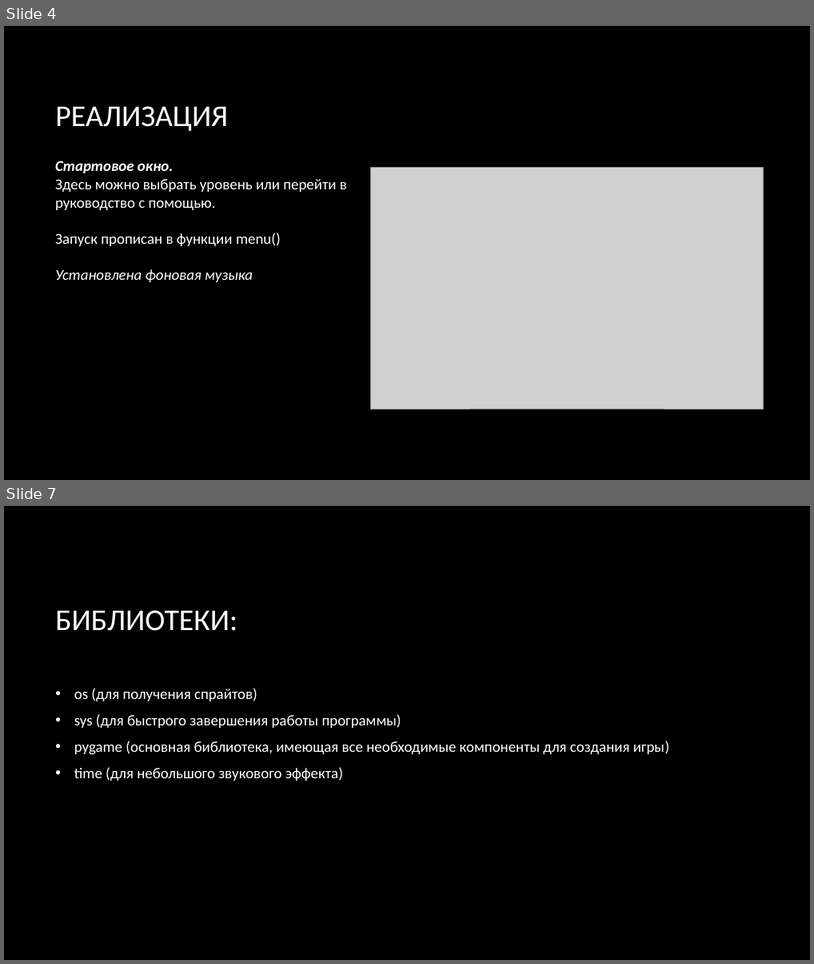
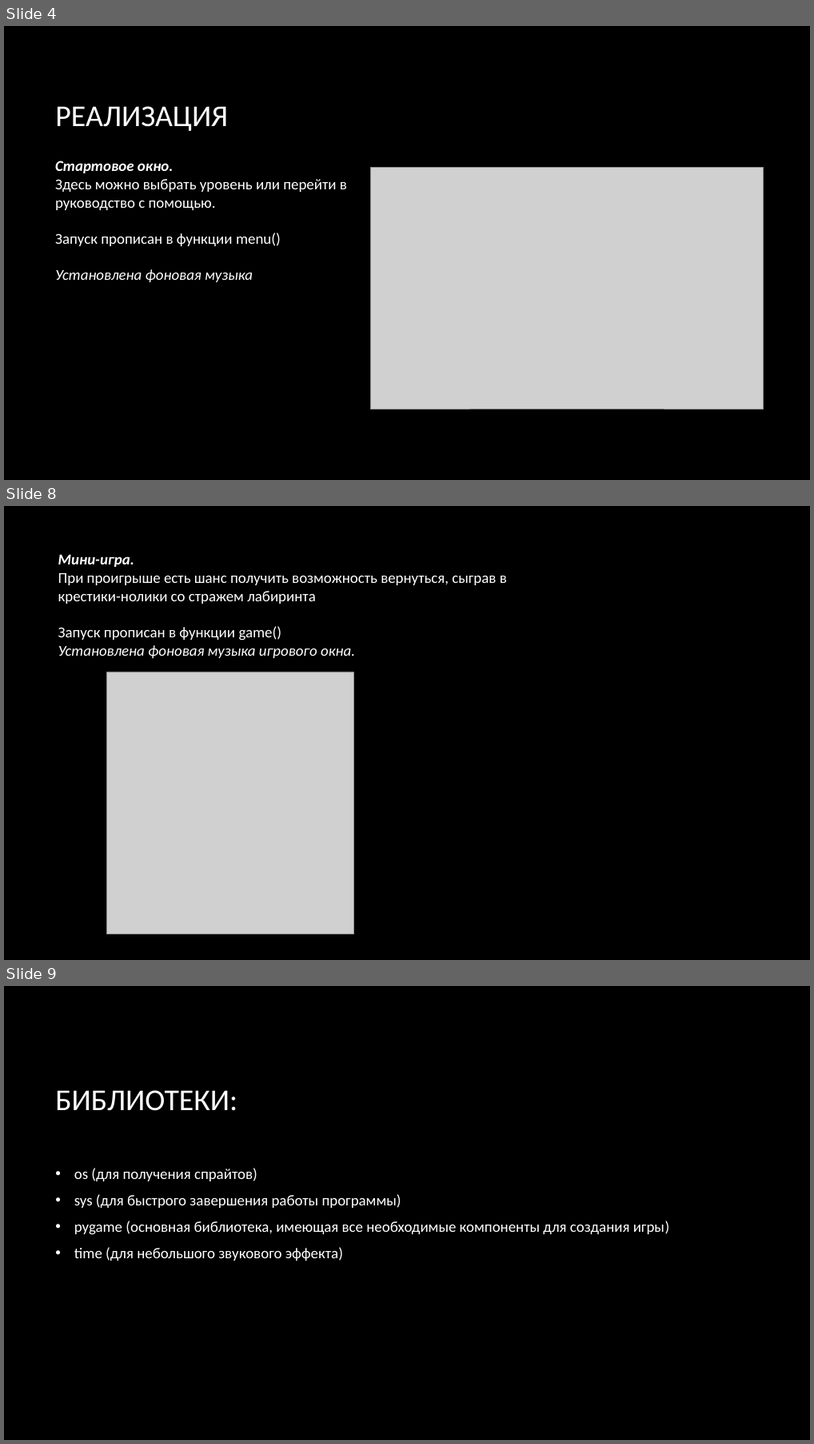
Before and after one commit to demonic-katana/LiceyProject_pygame, a slide deck: The Walls (презентация).PPTX. Shown one above the other, each under a label of ours: slides 4 and 7 before the commit, slides 4, 8 and 9 after it; the slides between them are not shown. The pictures are 814x964 and 814x1444 pixels, drawn with LibreOffice and Linux fonts; fonts in the diff are those of the drawing; grey boxes stand for pictures; background and template pictures are left out. Boxes give left, top, right and bottom in pixels: in the first picture for what was removed or moved away, otherwise in the second. Text is boxed around its words. In the diff, an @@ line names an element or a change of style, - is before the commit and + after.

```diff
--- a/The Walls (презентация).PPTX
+++ b/The Walls (презентация).PPTX
@@ slide 8 added at <box>4,506,810,960</box>, background picture (left out) @@
@@ text added at <box>58,554,507,658</box>, 18 pt, text #FFFFFF @@
+Мини-игра.
+При проигрыше есть шанс получить возможность вернуться, сыграв в крестики-нолики со стражем лабиринта
+Запуск прописан в функции game()
+Установлена фоновая музыка игрового окна.
@@ picture added at <box>107,672,354,934</box> @@
@@ what was slide 7 is now slide 9 @@
```
Also in this commit, not shown: 2 slides changed, 1 other slide added, 18 other files.
